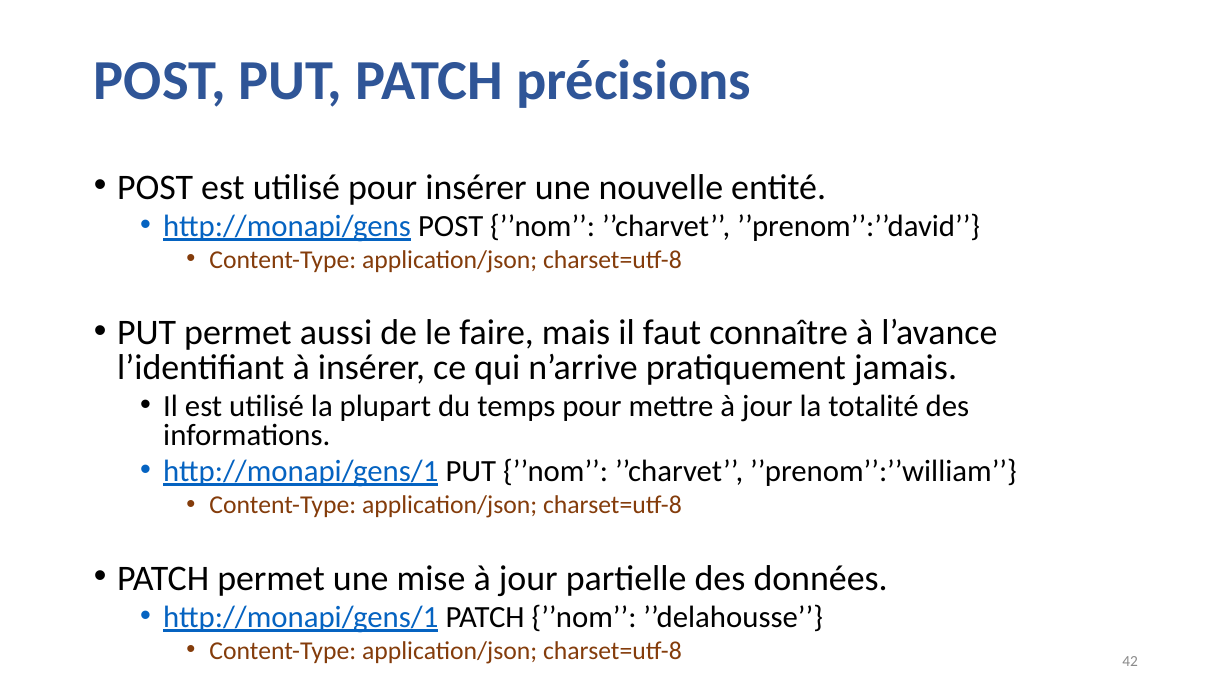
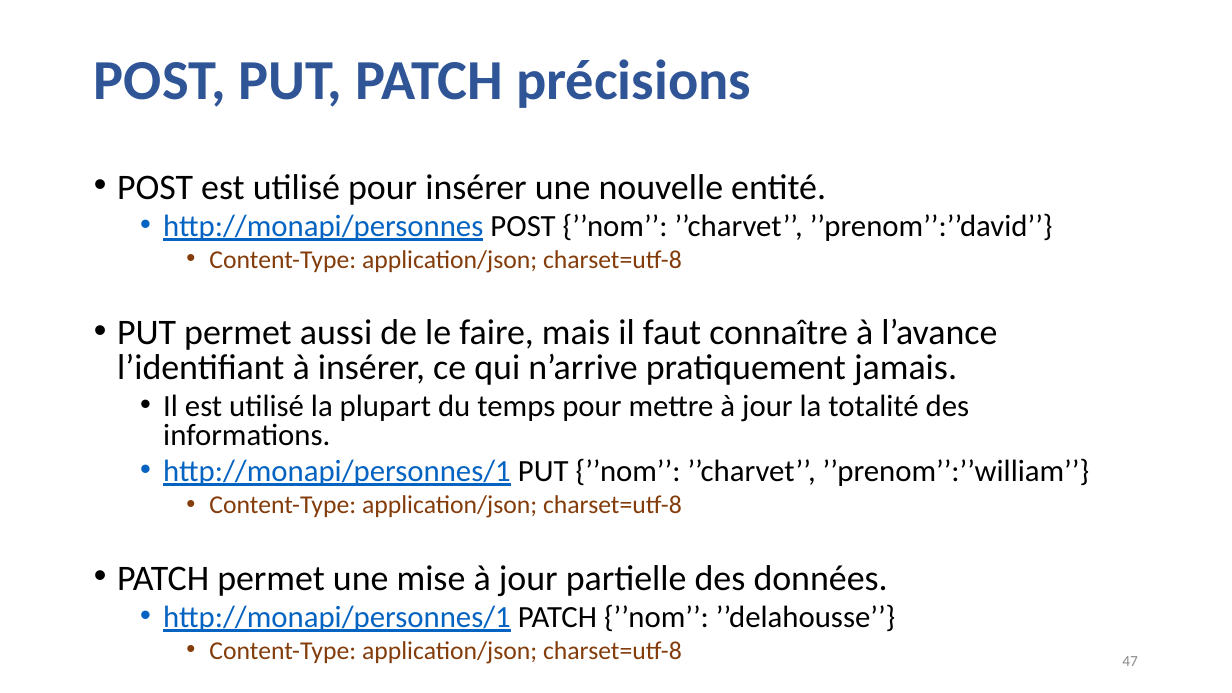
Before and after one commit to guillaumechervet/course.rest, a slide deck: slide 47 of documentations/3 - Web Services partie REST.pptx (slide 42 before the commit). Drawn at 1232x693 pixels with LibreOffice and Linux fonts; fonts in the diff are those of the drawing. Boxes give left, top, right and bottom in pixels: in the first picture for what was removed or moved away, otherwise in the second. Text is boxed around its words. In the diff, an @@ line names an element or a change of style, - is before the commit and + after.

```diff
--- a/documentations/3 - Web Services partie REST.pptx
+++ b/documentations/3 - Web Services partie REST.pptx
@@ text at [163, 213, 1053, 241]: text changed @@
-  • http://monapi/gens POST {’’nom’’: ’’charvet’’, ’’prenom’’:’’david’’}
+  • http://monapi/personnes POST {’’nom’’: ’’charvet’’, ’’prenom’’:’’david’’}
@@ text at [163, 458, 1090, 486]: text changed @@
-  • http://monapi/gens/1 PUT {’’nom’’: ’’charvet’’, ’’prenom’’:’’william’’}
+  • http://monapi/personnes/1 PUT {’’nom’’: ’’charvet’’, ’’prenom’’:’’william’’}
@@ text at [163, 604, 895, 632]: text changed @@
-  • http://monapi/gens/1 PATCH {’’nom’’: ’’delahousse’’}
+  • http://monapi/personnes/1 PATCH {’’nom’’: ’’delahousse’’}
@@ page number at [1122, 656, 1138, 666]: text changed @@
-42
+47
```
Also in this commit, not shown: 7 other slides changed, 8 slides added, 2 slides removed.
